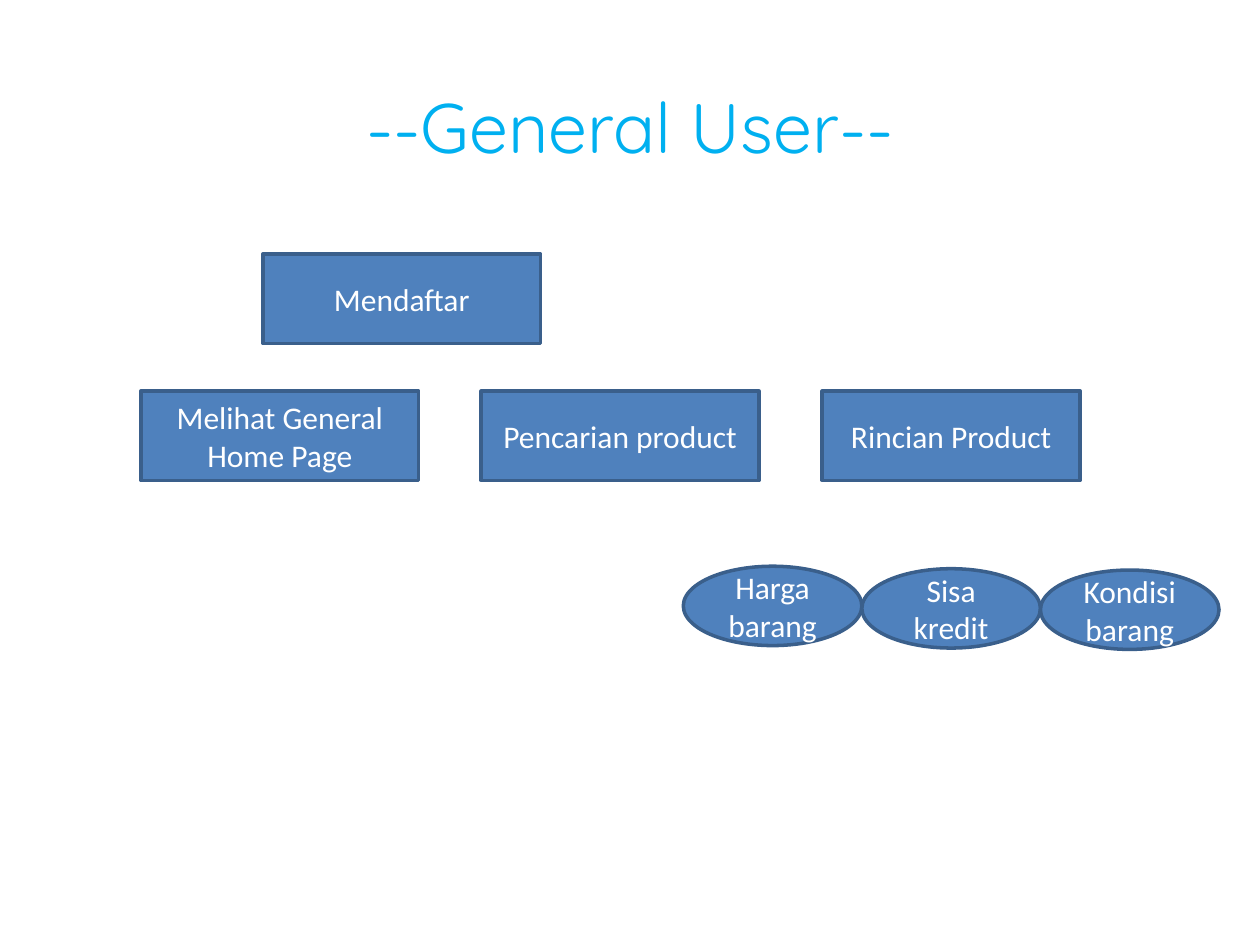
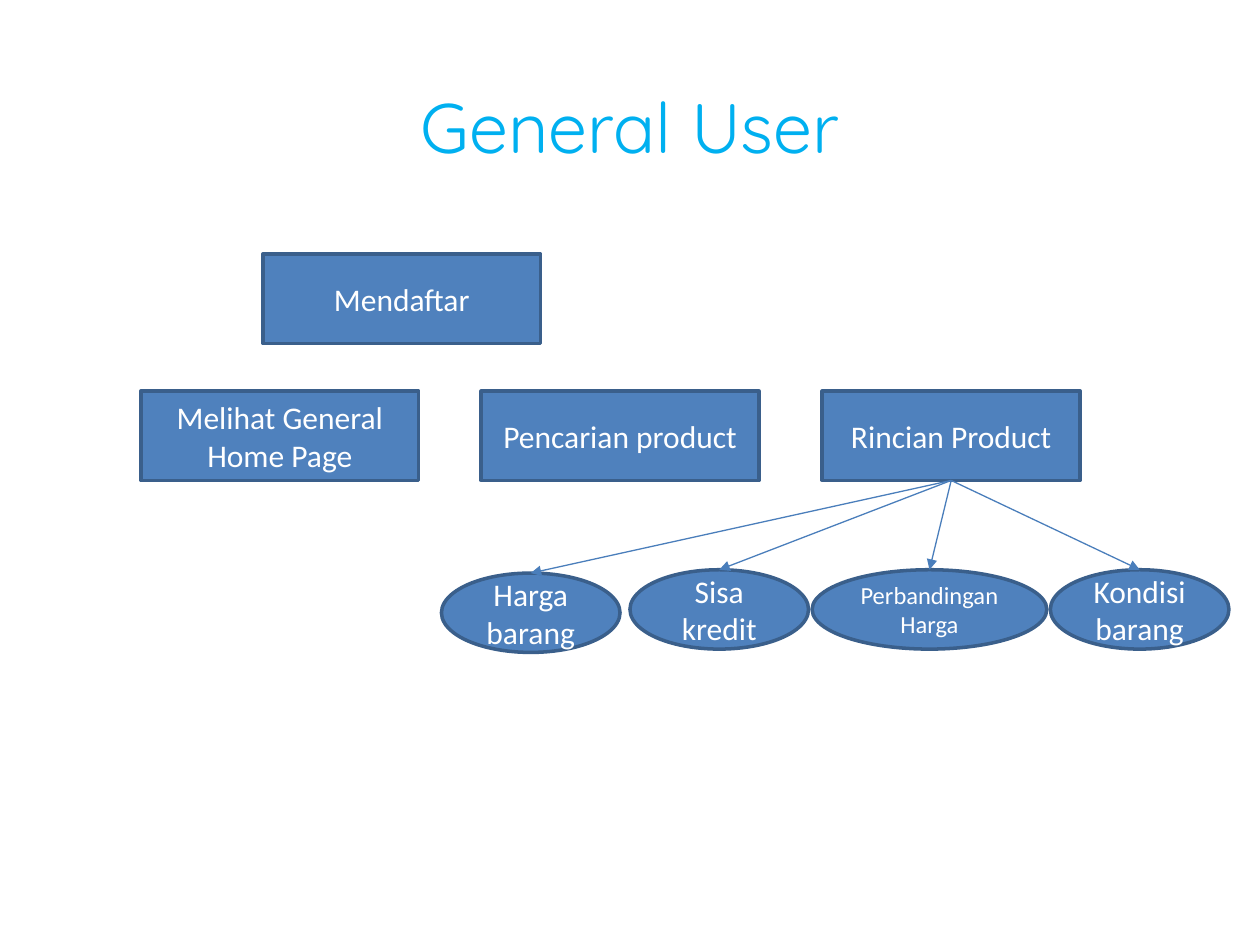
Before and after one commit to ppl-uai-2017/operkredit, a slide deck: slide 4 of dokumen/generICT_sprint1.pptx (slide 3 before the commit). Drawn at 1260x945 pixels with LibreOffice and Linux fonts; fonts in the diff are those of the drawing. Boxes give left, top, right and bottom in pixels: in the first picture for what was removed or moved away, otherwise in the second. Text is boxed around its words. In the diff, an @@ line names an element or a change of style, - is before the commit and + after.

```diff
--- a/dokumen/generICT_sprint1.pptx
+++ b/dokumen/generICT_sprint1.pptx
@@ text at [421, 101, 839, 154]: text changed @@
---General User--
+General User
@@ arrow added from (951, 480) to (530, 573), #4B7EBC 0.75 pt @@
@@ arrow added from (951, 480) to (719, 570), #4B7EBC 0.75 pt @@
@@ arrow added from (951, 480) to (930, 570), #4B7EBC 0.75 pt @@
@@ arrow added from (951, 480) to (1140, 570), #4B7EBC 0.75 pt @@
@@ ellipse "Harga barang": place and size @@
-ellipse "Harga barang" at [683, 566, 862, 645]
+ellipse "Harga barang" at [441, 573, 620, 653]
@@ ellipse "Sisa kredit": place and size @@
-ellipse "Sisa kredit" at [862, 568, 1041, 648]
+ellipse "Sisa kredit" at [630, 570, 809, 649]
@@ ellipse added at [813, 570, 1047, 649], fill #4F81BD, outline #3A5F8C 2 pt, 14 pt, text #FFFFFF @@
+Perbandingan
+Harga
@@ ellipse "Kondisi barang": place and size @@
-ellipse "Kondisi barang" at [1041, 570, 1220, 649]
+ellipse "Kondisi barang" at [1051, 570, 1230, 649]
```
Also in this commit, not shown: 3 other slides changed, 1 slide added, 1 slide removed.
